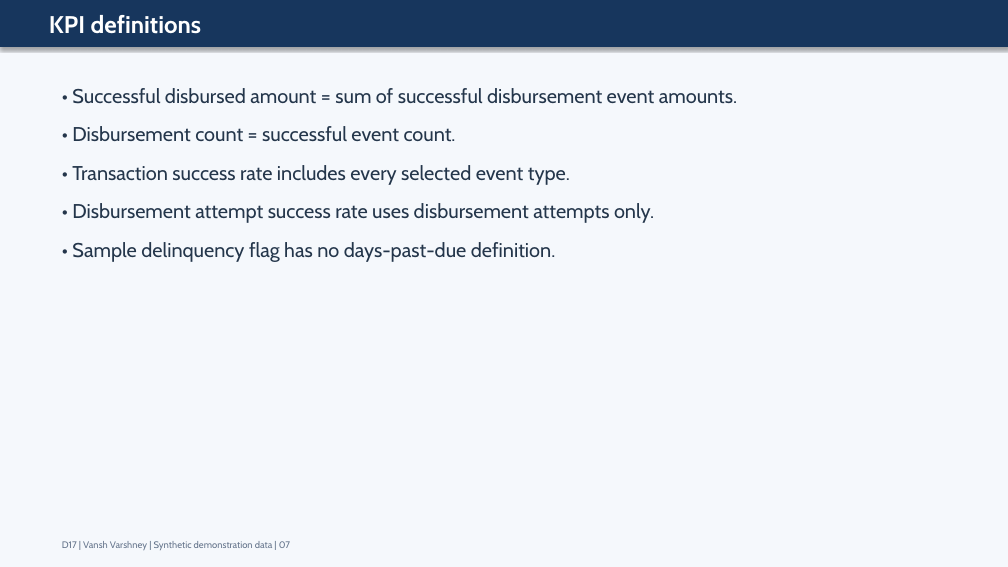
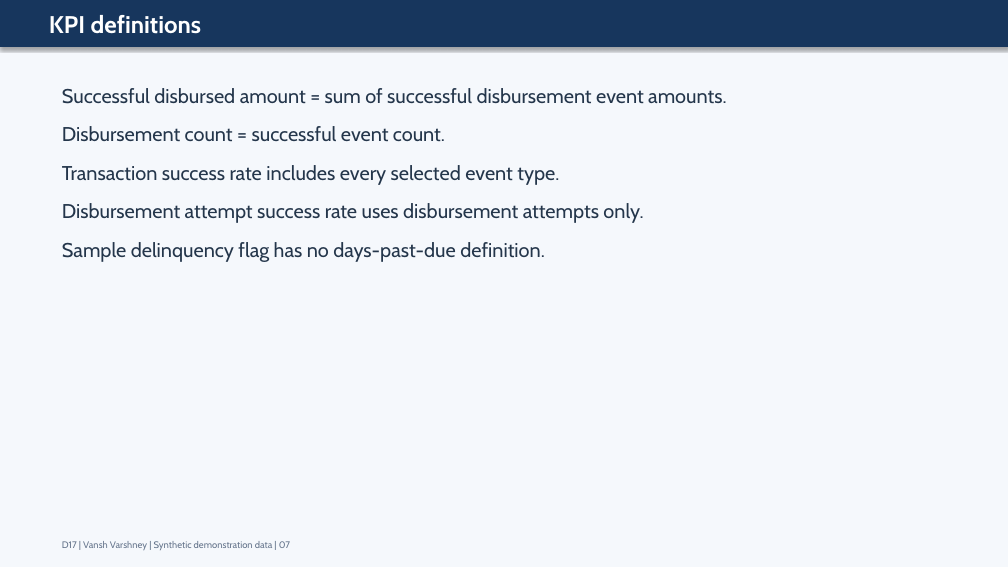
Before and after one commit to vanshvarshney59-alt/Loan-dtrendisbursement-Analysis, a slide deck: slide 7 of deliverables/18_ABES_Slide_Deck.pptx. Drawn at 1008x567 pixels with LibreOffice and Linux fonts; fonts in the diff are those of the drawing. Boxes give left, top, right and bottom in pixels: in the first picture for what was removed or moved away, otherwise in the second. Text is boxed around its words. In the diff, an @@ line names an element or a change of style, - is before the commit and + after.

```diff
--- a/deliverables/18_ABES_Slide_Deck.pptx
+++ b/deliverables/18_ABES_Slide_Deck.pptx
@@ text at box(62, 88, 726, 262): text changed @@
-• Successful disbursed amount = sum of successful disbursement event amounts.
-• Disbursement count = successful event count.
-• Transaction success rate includes every selected event type.
-• Disbursement attempt success rate uses disbursement attempts only.
-• Sample delinquency flag has no days-past-due definition.
+Successful disbursed amount = sum of successful disbursement event amounts.
+Disbursement count = successful event count.
+Transaction success rate includes every selected event type.
+Disbursement attempt success rate uses disbursement attempts only.
+Sample delinquency flag has no days-past-due definition.
```
Also in this commit, not shown: 11 other slides changed, 33 other files.
